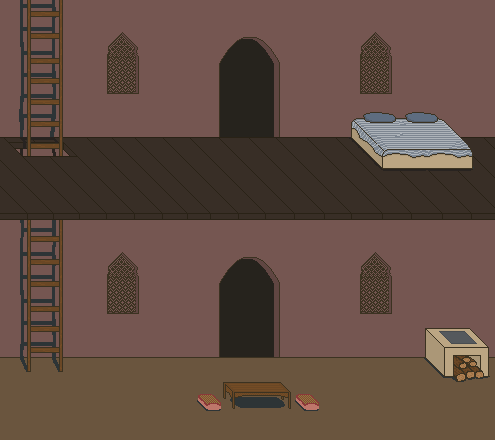
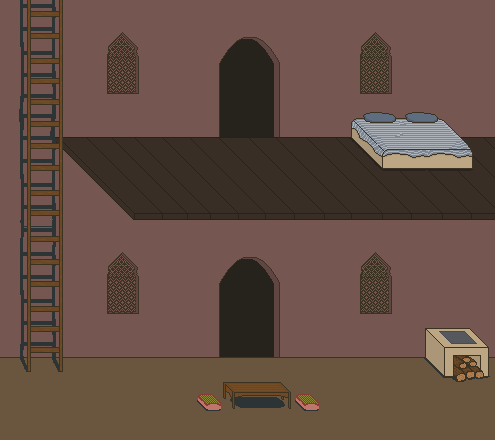
Two versions of the same layered image (495px x 440px). Layer-by-layer changes:
renamed "escada copy" to "Layer 26", painted on it over [19, 132, 63, 227]
painted on "Layer 25" over [0, 137, 134, 220]
painted on "paredes" over [0, 132, 134, 220]
